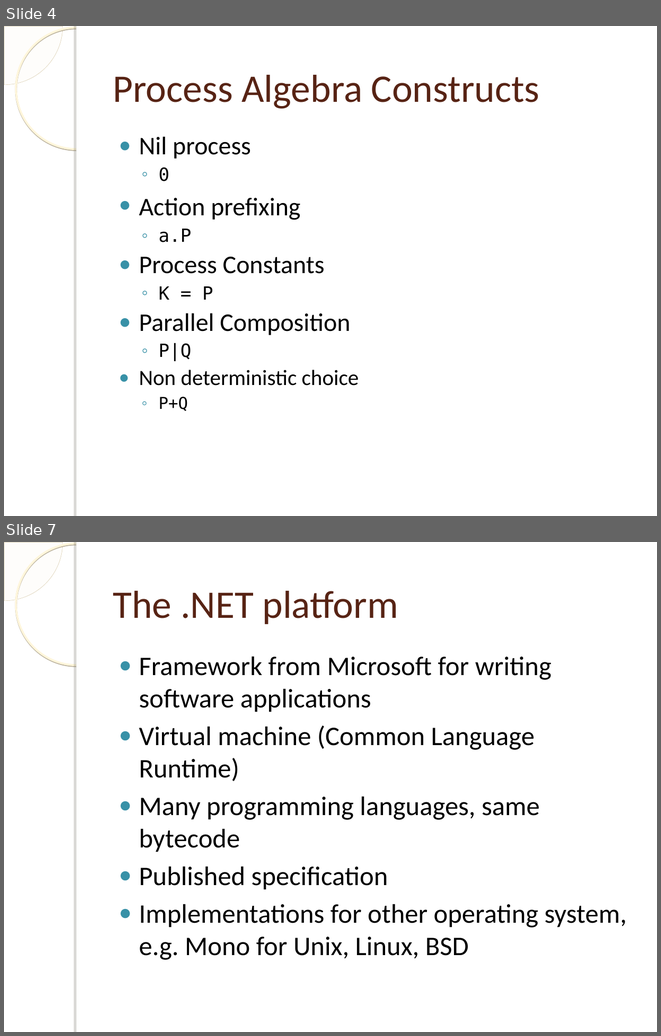
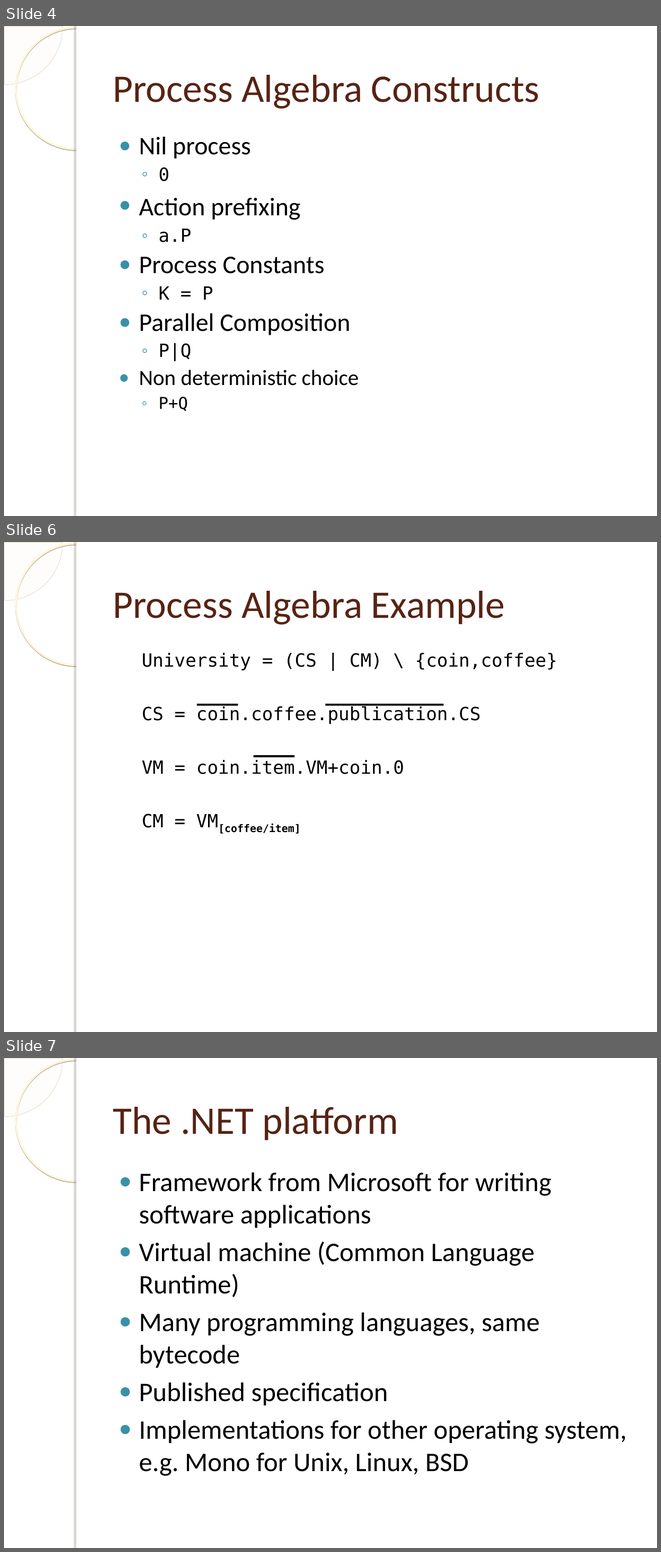
Before and after one commit to einaregilsson/Process-Language-Runtime, a slide deck: presentation.ppt. Shown one above the other, each under a label of ours: slides 4 and 7 before the commit, slides 4, 6 and 7 after it; the slides between them are not shown. The pictures are 661x1036 and 661x1552 pixels, drawn with LibreOffice and Linux fonts; fonts in the diff are those of the drawing; background and template pictures are left out. Boxes give left, top, right and bottom in pixels: in the first picture for what was removed or moved away, otherwise in the second. Text is boxed around its words. In the diff, an @@ line names an element or a change of style, - is before the commit and + after.

```diff
--- a/presentation.ppt
+++ b/presentation.ppt
@@ slide 6 added at bbox=[4, 542, 657, 1032], background picture (left out); not listed: 4 template elements that a slide beside it also shows @@
@@ title added at bbox=[113, 591, 505, 625], 43 pt, text #572314 @@
+Process Algebra Example
@@ text added at bbox=[142, 653, 557, 834], 20 pt, text #000000 @@
+  University = (CS | CM) \ {coin,coffee}
+  CS = coin.coffee.publication.CS
+  VM = coin.item.VM+coin.0
+  CM = VM[coffee/item]
@@ line added from (196, 705) to (238, 705), #000000 2.24 pt @@
@@ line added from (325, 705) to (443, 705), #000000 2.24 pt @@
@@ line added from (254, 756) to (294, 756), #000000 2.24 pt @@
```
Also in this commit, not shown: 3 slides changed, 4 other slides added, 1 slide removed.
